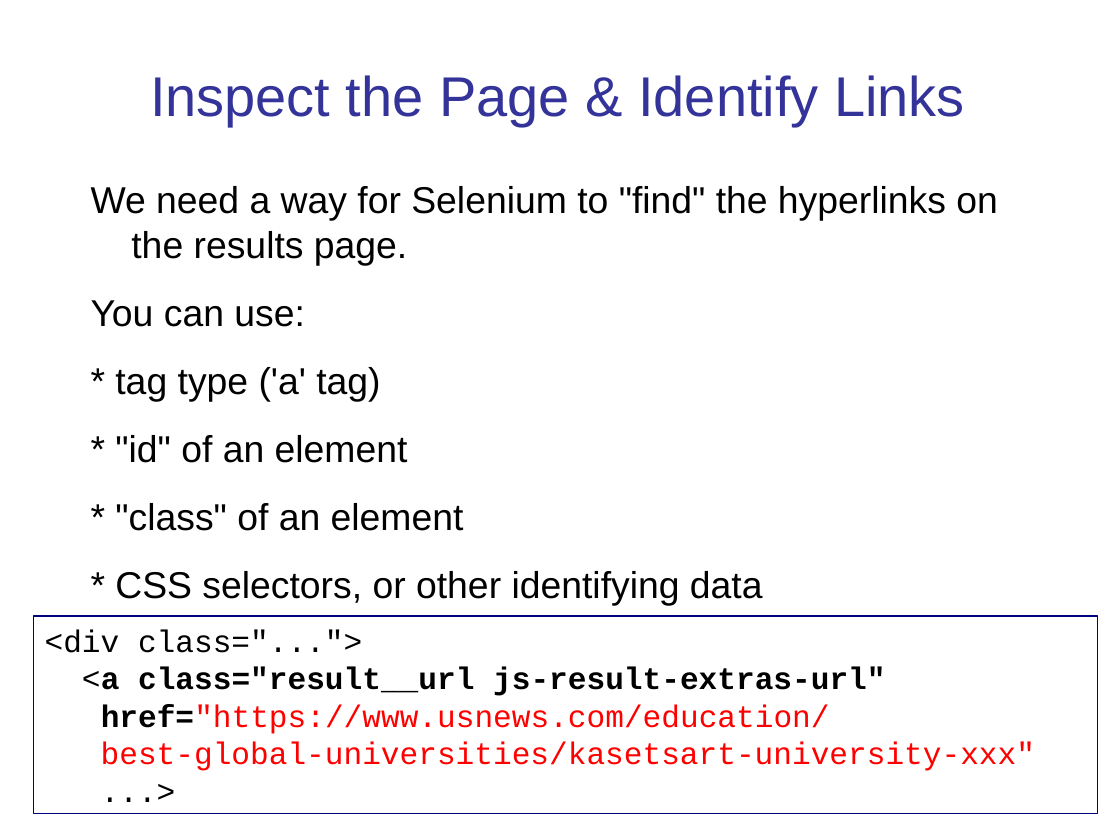
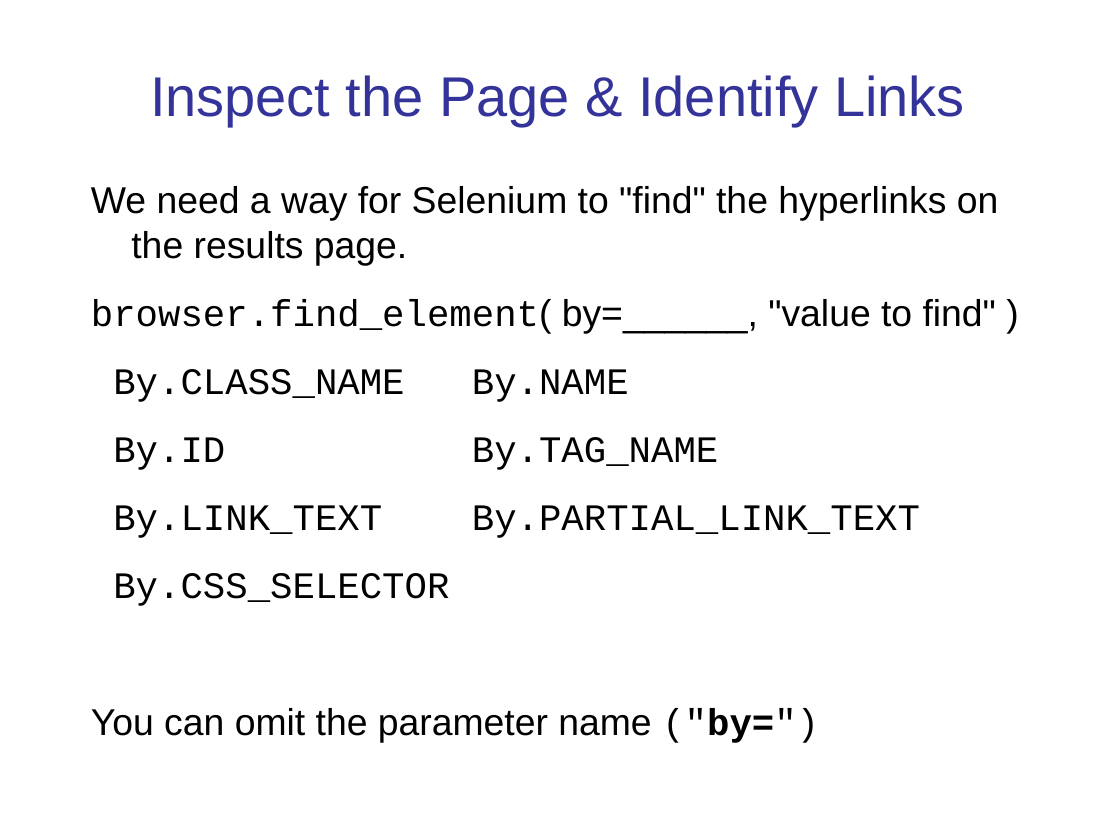
Before and after one commit to cpske/ISP, a slide deck: slide 8 of testing/SeleniumExercise.ppt. Drawn at 1120x840 pixels with LibreOffice and Linux fonts; fonts in the diff are those of the drawing. Boxes give left, top, right and bottom in pixels: in the first picture for what was removed or moved away, otherwise in the second. Text is boxed around its words. In the diff, an @@ line names an element or a change of style, - is before the commit and + after.

```diff
--- a/testing/SeleniumExercise.ppt
+++ b/testing/SeleniumExercise.ppt
@@ text at (91,299,996,743): text changed; font Arial to Courier New @@
-You can use:
-* tag type ('a' tag)
-* "id" of an element
-* "class" of an element
-* CSS selectors, or other identifying data
+browser.find_element( by=______, "value to find" )
+By.CLASS_NAME By.NAME
+By.ID By.TAG_NAME
+By.LINK_TEXT By.PARTIAL_LINK_TEXT
+By.CSS_SELECTOR
+You can omit the parameter name ("by=")
@@ rectangle removed at (34,616,1098,814) @@
-<div class="...">
-<a class="result__url js-result-extras-url"
-href="https://www.usnews.com/education/
-best-global-universities/kasetsart-university-xxx"
-...>
```
Also in this commit, not shown: 10 other slides changed, 3 slides added, 2 slides removed, 2 other files.
